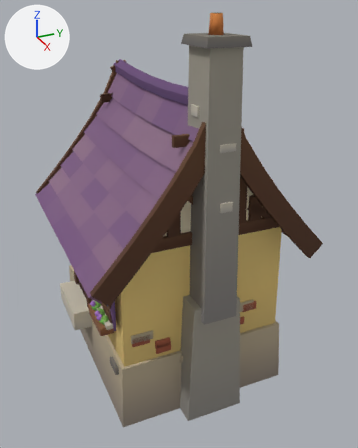
One commit to the Blender file assets/houses/house_18_tiny_cottage.blend: the scene before it, then after it.
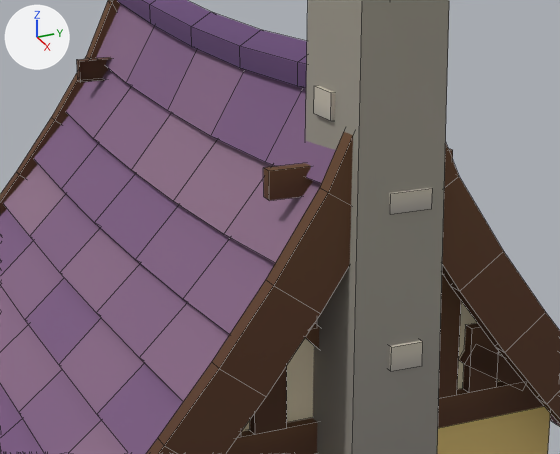
Each version appears first whole from a 50 mm lens placed at (34.2, -14.0, 24.3), pointed at (1.5, 0.8, 8.0), and next in a close-up on the part from 20% to 80% of the width and 16% to 55% of the height. The axes (+X, +Y, +Z) are drawn at upper left. The lights are the same throughout. The last two pictures show the newer version. The close-ups show mesh edges as thin lines.

In view in the first close-up: 'house_18_tiny_cottage'.
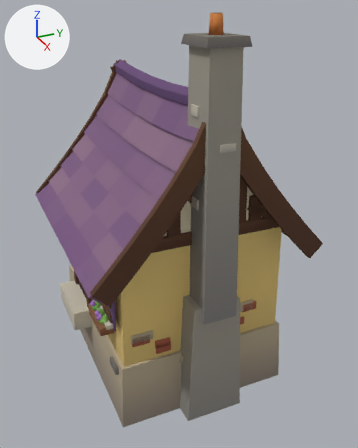
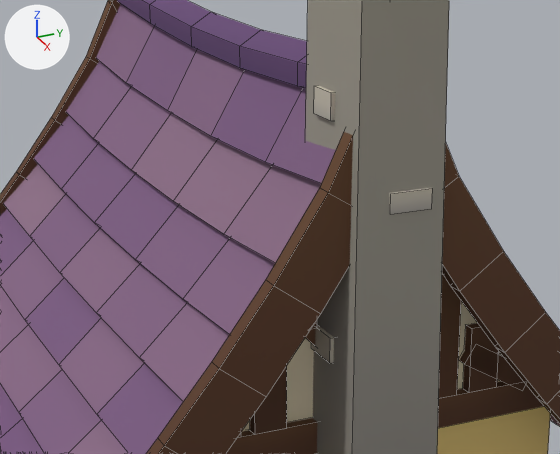
What differs and where, as boxes (x1, y1, x2, y2) in the close-ups (560 x 454 px; the box of a moved part takes in the faces that stretch with it):
part 1 of me_house_18_tiny_cottage, moved or reshaped (not visible afterwards)
    before: (390, 341, 423, 371)
part 2 of me_house_18_tiny_cottage, moved or reshaped (not visible before)
    after: (311, 325, 334, 363)
part 3 of me_house_18_tiny_cottage, deleted (brown)
    before: (77, 57, 112, 82)
part 4 of me_house_18_tiny_cottage, deleted
    before: (263, 148, 453, 201)

The edits, one by one:
me_house_18_tiny_cottage is used by ob_house_18_tiny_cottage; location (0.0, 0.0, 0.0).
me_house_18_tiny_cottage had 1656 vertices, 1248 faces and spanned x -9.5..10.0, y -8.6..8.6, z -4.0..23.6.
me_house_18_tiny_cottage now has 1624 vertices, 1228 faces and spans x -9.5..10.0, y -8.6..8.6, z -4.0..23.6.
me_house_18_tiny_cottage part 1: the loose piece of 8 vertices spanning x 9.6..9.8, y -0.2..0.6, z 12.3..12.9 is moved by (-2.8, 0.1, 0.7).
me_house_18_tiny_cottage part 2: the loose piece of 8 vertices spanning x 8.0..8.9, y 1.0..1.2, z 13.8..14.4 is moved by (-0.2, -2.3, -1.5).
me_house_18_tiny_cottage part 3: the loose piece of 8 vertices spanning x -7.8..-7.5, y -2.4..2.4, z 16.2..16.8 is deleted.
me_house_18_tiny_cottage part 4: the loose piece of 8 vertices spanning x 7.5..7.8, y -2.4..2.4, z 16.2..16.8 is deleted.
Other edits to the shape of me_house_18_tiny_cottage do not show in these pictures.
